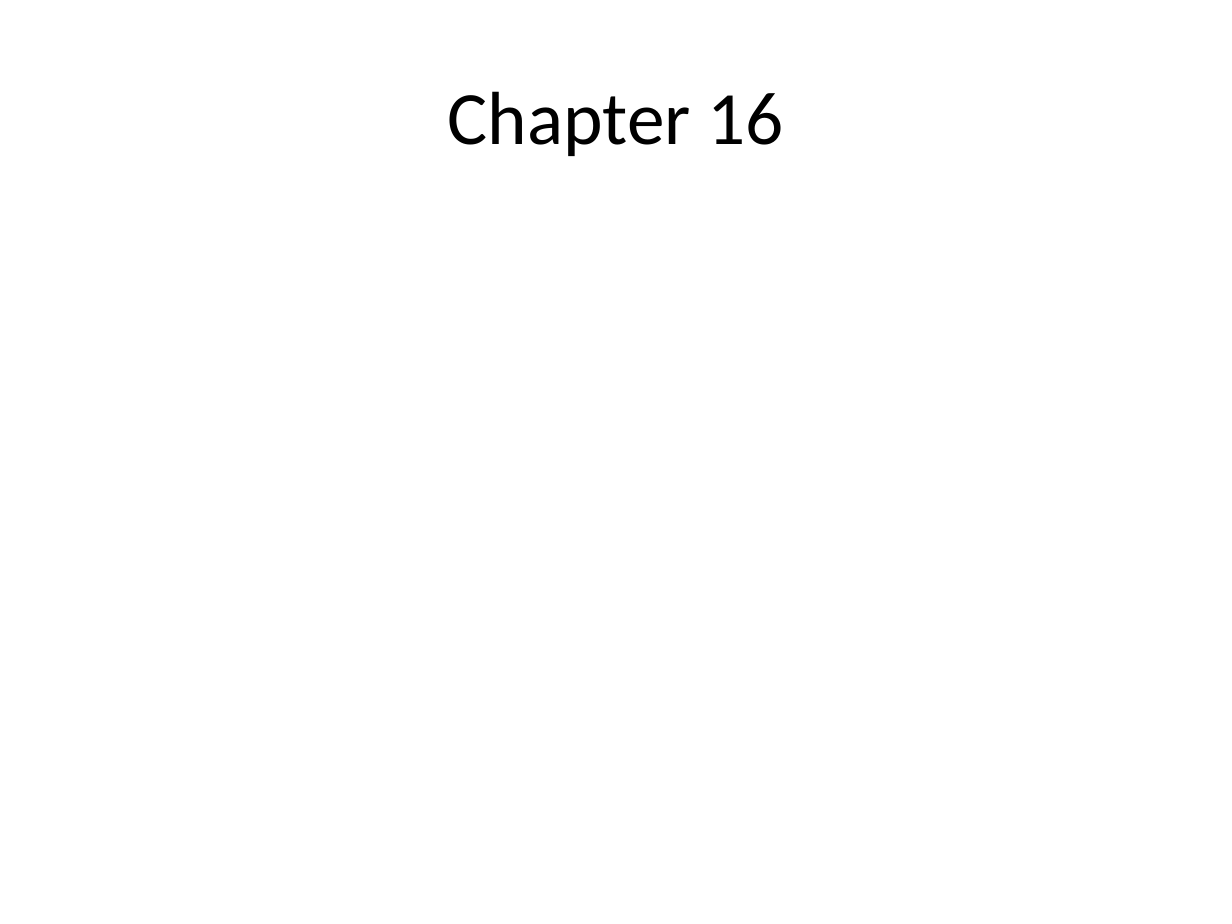
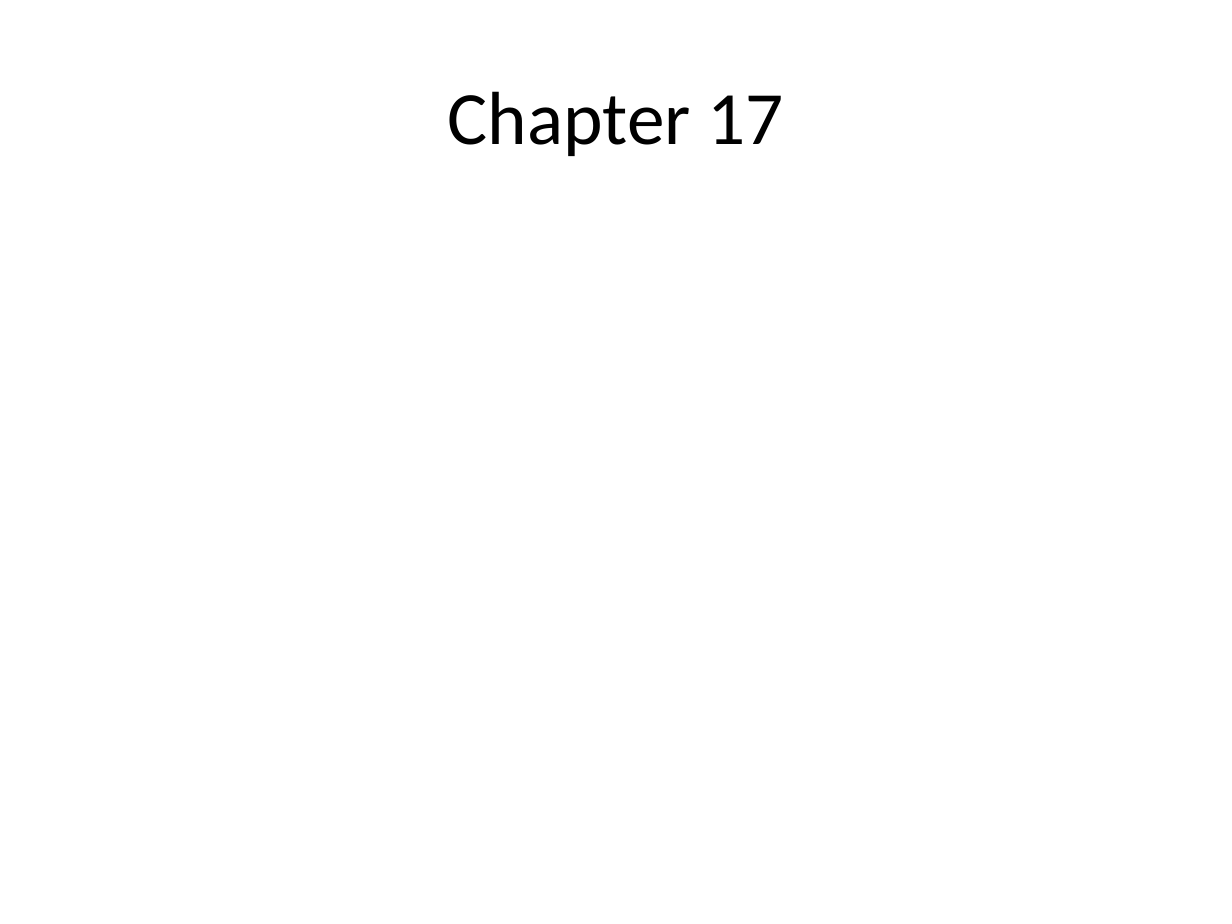
Before and after one commit to lucasjellema/soasuitehandbook, a slide deck: slide 24 of ChapterOverviews_picturesOfService.pptx (slide 21 before the commit). Drawn at 1232x924 pixels with LibreOffice and Linux fonts; fonts in the diff are those of the drawing. Boxes give left, top, right and bottom in pixels: in the first picture for what was removed or moved away, otherwise in the second. Text is boxed around its words. In the diff, an @@ line names an element or a change of style, - is before the commit and + after.

Commit message:
Updated with Chapter 16 - slides for Carpark Management and CreditCard Monitoring

```diff
--- a/ChapterOverviews_picturesOfService.pptx
+++ b/ChapterOverviews_picturesOfService.pptx
@@ title at (x1=448, y1=91, x2=784, y2=156): text changed @@
-Chapter 16
+Chapter 17
```
Also in this commit, not shown: 3 slides added.
